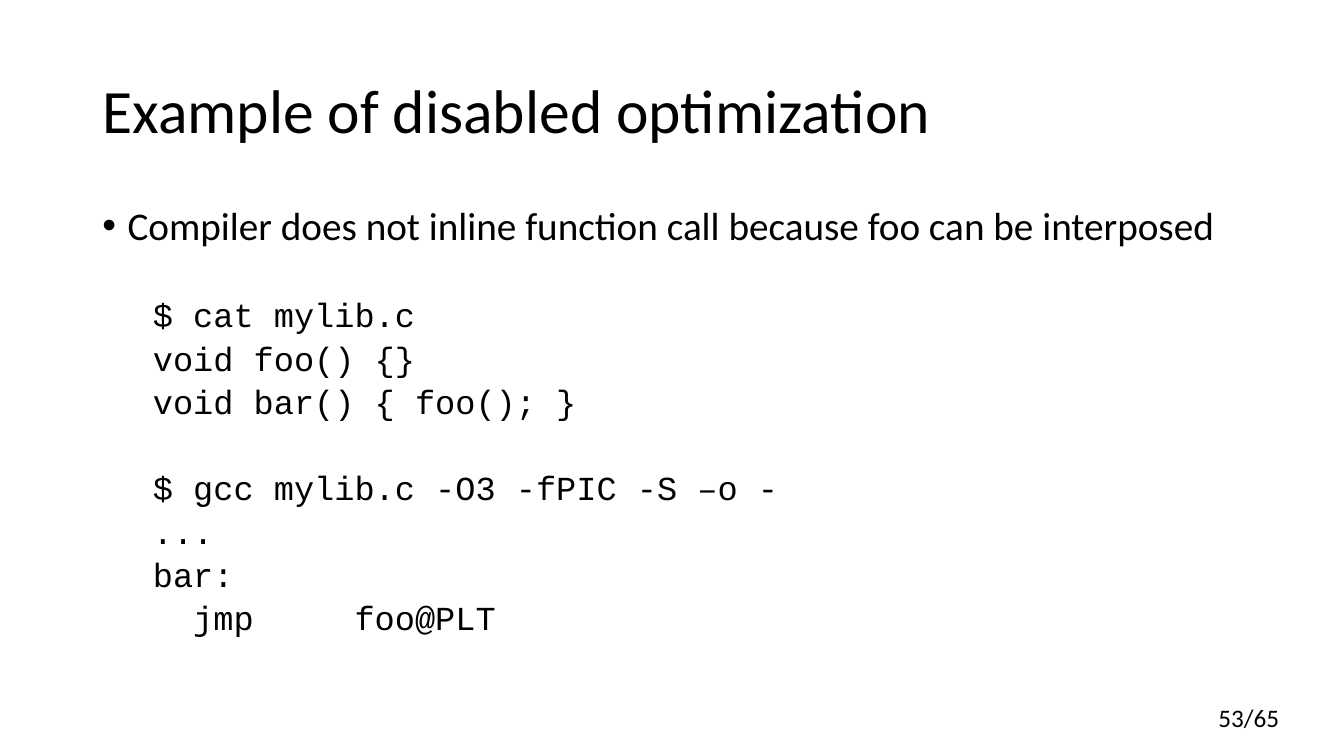
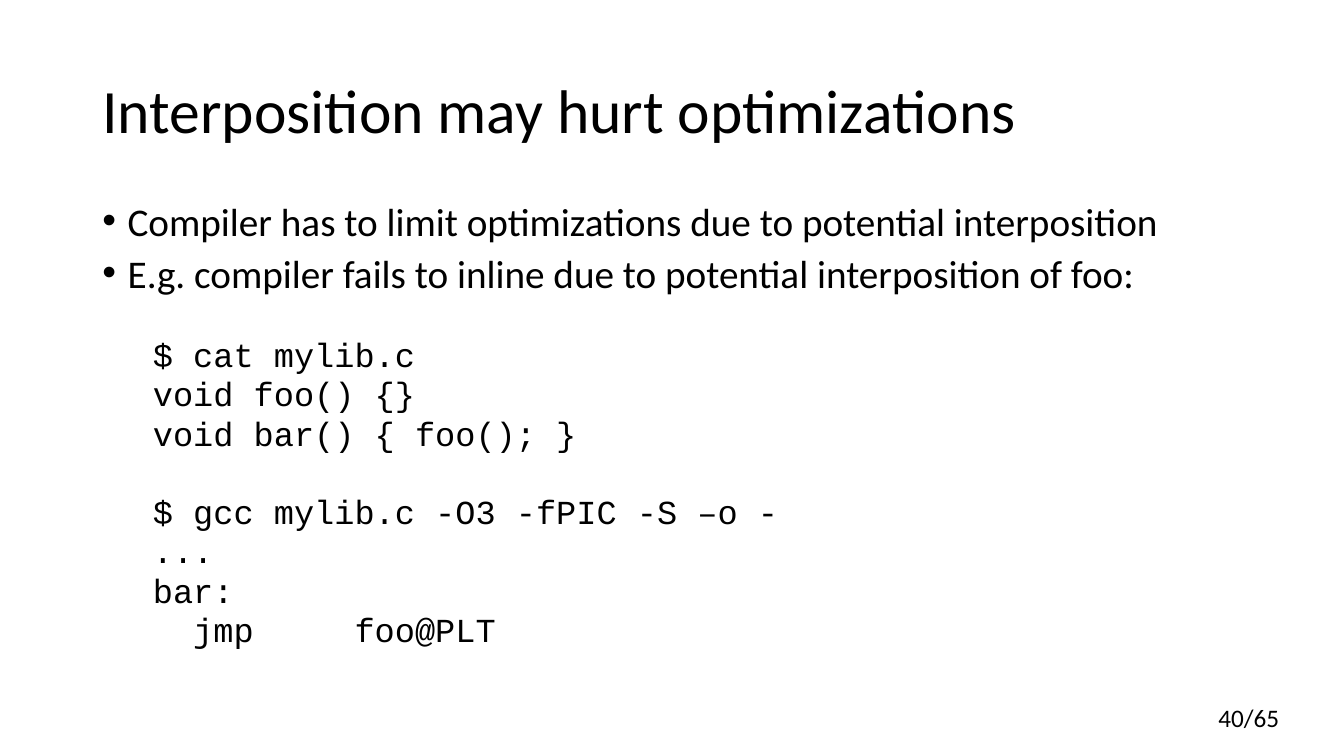
Before and after one commit to yugr/CppRussia, a slide deck: slide 40 of 2024/EN.pptx (slide 53 before the commit). Drawn at 1344x756 pixels with LibreOffice and Linux fonts; fonts in the diff are those of the drawing. Boxes give left, top, right and bottom in pixels: in the first picture for what was removed or moved away, otherwise in the second. Text is boxed around its words. In the diff, an @@ line names an element or a change of style, - is before the commit and + after.

```diff
--- a/2024/EN.pptx
+++ b/2024/EN.pptx
@@ title at [102,90,1016,143]: text changed @@
-Example of disabled optimization
+Interposition may hurt optimizations
@@ text at [128,208,1158,295]: text changed @@
-• Compiler does not inline function call because foo can be interposed
+• Compiler has to limit optimizations due to potential interposition
+• E.g. compiler fails to inline due to potential interposition of foo:
@@ text at [153,343,737,649]: line spacing 0.9 to 0.8 @@
@@ page number at [1218,709,1279,728]: text changed @@
-53/65
+40/65
```
Also in this commit, not shown: 17 other slides changed, 12 slides added, 2 slides removed.
